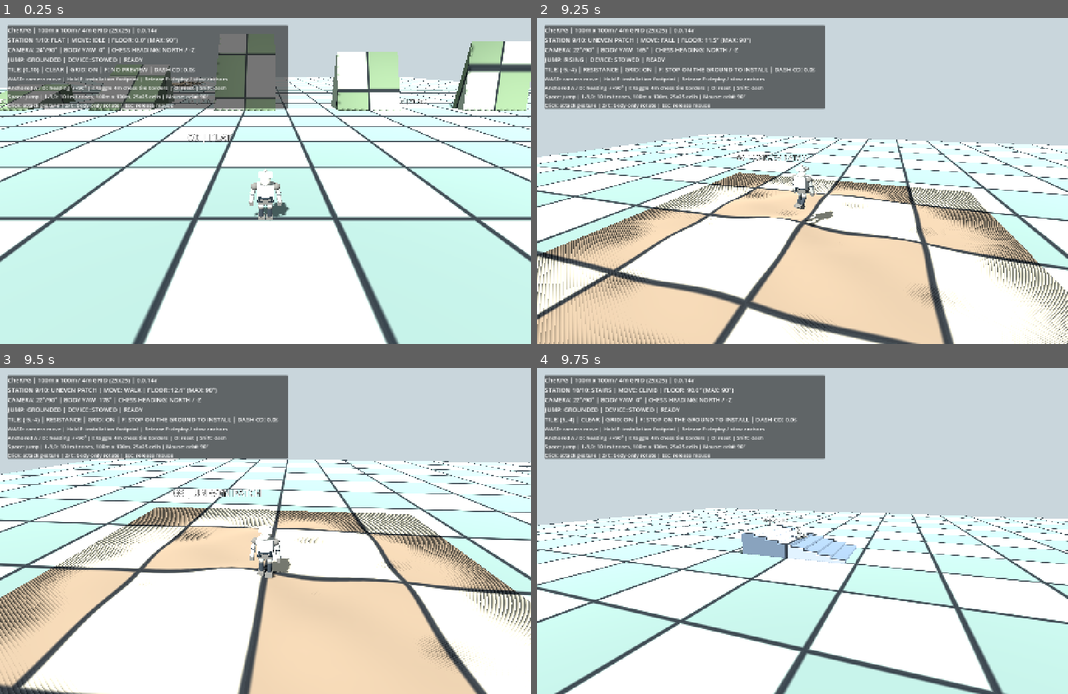
Above: before the commit, frames 1-4 (two rows, left to right).
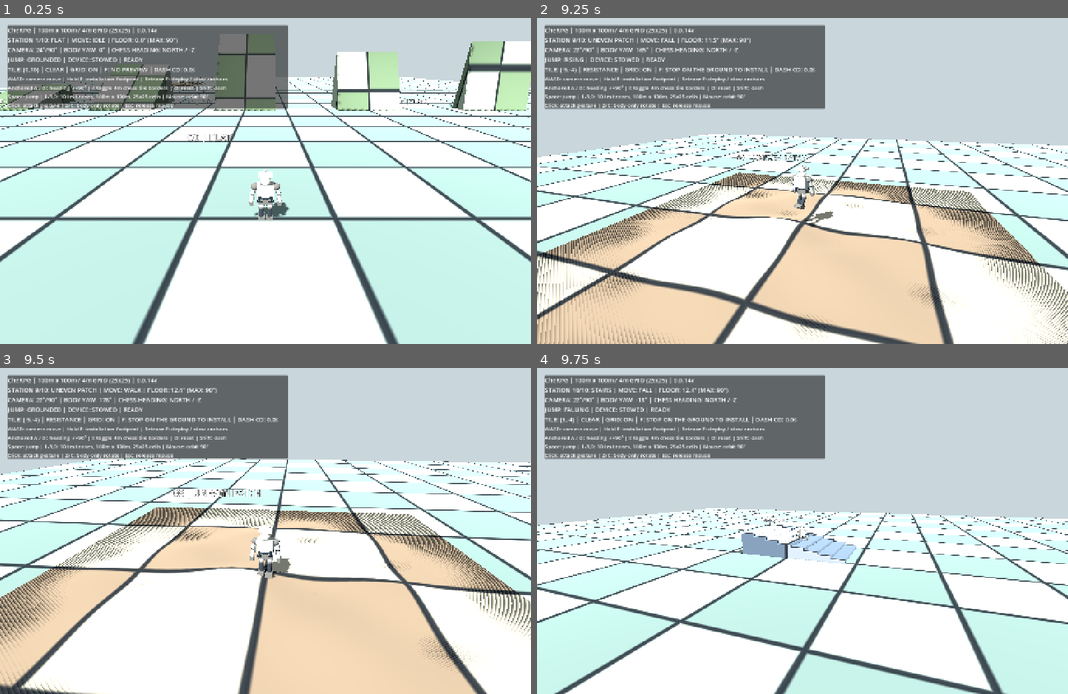
Above: after the commit, the same moments.

Repository: zzunlsj/cherpg
Game: Godot game, scene res://scenes/MotionLab.tscn
Two runs of this game, one before a commit and one after it. Both use one fixed random seed, a clock stepped at 60 frames per second and the inputs below.
Inputs (mouse positions are in pixels of both pictures, inside the frame that each line leads up to):
- Up to frame 1 (0.25 s): no input
- Up to frame 2 (9.25 s): tap Enter at 0.5 s; move the mouse to (829, 181) at 0.52 s; hold F 0.53-1.28 s; hold W 0.53-5.78 s; click (829, 181) at 0.67 s; tap Space at 0.77, 1.52, 3.02, 3.77, 4.52, 6.02, 6.77, 7.52, 9.02 s; move the mouse to (775, 181) at 1.27 s; tap O at 1.35 s; move the mouse to (813, 174) at 2.02 s; tap Shift at 2.1 s; move the mouse to (797, 187) at 2.77 s; tap 1 at 2.85 s; click (797, 187) at 2.92 s; move the mouse to (839, 184) at 3.52 s; tap 2 at 3.6 s; move the mouse to (760, 177) at 4.27 s; tap 3 at 4.35 s; move the mouse to (807, 181) at 5.02 s; tap 4 at 5.1 s; click (807, 181) at 5.17 s; move the mouse to (781, 174) at 5.77 s; hold D 5.78-6.53 s; tap 5 at 5.85 s; move the mouse to (829, 181) at 6.52 s; hold W 6.53-8.78 s; tap 6 at 6.6 s; move the mouse to (775, 181) at 7.27 s; tap 7 at 7.35 s; click (775, 181) at 7.42 s; move the mouse to (813, 174) at 8.02 s; tap 8 at 8.1 s; move the mouse to (797, 187) at 8.77 s; hold A from 8.78 s (still down); tap 9 at 8.85 s
- Up to frame 3 (9.5 s): keep holding A
- Up to frame 4 (9.75 s): move the mouse to (839, 534) at 9.52 s; release A at 9.53 s; hold W from 9.53 s (still down); tap 0 at 9.6 s; click (839, 534) at 9.67 s

Frames 1-3 are identical in both runs. In frame 4, 0.6% of the frame differs, in the area x 5-52%, y 6-53%.

Commit message:
feat(climb): require grabbable contact and >=30° angle; climb surface tangent from steep ramp to 90°

Diff:
--- a/godot/tests/motion_rotation_lab/scripts/pawn_controller.gd
+++ b/godot/tests/motion_rotation_lab/scripts/pawn_controller.gd
@@ -33,8 +33,10 @@
 const FALL_GRAVITY_MULT := 1.20
 const MAX_UPWARD_SPEED := 7.0
 const MAX_ASCENT_ANGLE_DEG := 90.0
-const NORMAL_FLOOR_CUTOFF_DEG := 89.9  # wall at 90 uses contact climbing
+const NORMAL_FLOOR_CUTOFF_DEG := 29.5  # >=30° requires grabbable contact-climbing
 const WALL_CLIMB_MPS := 2.5
+const CLIMB_MIN_ANGLE_DEG := 30.0
+const GRAB_REACH_M := 0.95
 const DASH_SPEED_MPS := 10.5
 const DASH_SECONDS := 0.20
 const DASH_COOLDOWN_SECONDS := 0.85
@@ -230,24 +232,37 @@
 	dash_timer = DASH_SECONDS
 	dash_cooldown = DASH_COOLDOWN_SECONDS
 
-func _wall_contact(camera_forward: Vector3) -> Dictionary:
-	# A true 90° wall does not count as a floor in CharacterBody3D.
-	# Near vertical surfaces receive a separate W-to-climb adhesion velocity.
-	var cast_from: Vector3 = global_position + Vector3.UP * 0.55
-	var cast_to: Vector3 = cast_from + camera_forward * 0.87
+func _wall_contact(move_forward: Vector3) -> Dictionary:
+	# Contact alone is not enough: collider must explicitly be grabbable.
+	# 30° is measured from horizontal (normal relative to Vector3.UP).
+	# The separate test ramps and the vertical wall carry this group tag.
+	if move_forward.length_squared() < 0.25:
+		return {}
+	var cast_from: Vector3 = global_position + Vector3.UP * 0.56
+	var cast_to: Vector3 = cast_from + move_forward.normalized() * GRAB_REACH_M
 	var ray := PhysicsRayQueryParameters3D.create(cast_from,cast_to,1,[get_rid()])
 	var hit: Dictionary = get_world_3d().direct_space_state.intersect_ray(ray)
 	if hit.is_empty():
 		return {}
-	var n: Vector3 = hit["normal"]
-	if absf(n.y) > 0.12 or -camera_forward.dot(n) < .72:
+	var hit_body: Object = hit["collider"]
+	if not is_instance_valid(hit_body) or not hit_body is CollisionObject3D:
 		return {}
+	if not hit_body.is_in_group("cherpg_grabbable"):
+		return {}
+	var normal: Vector3 = hit["normal"].normalized()
+	var face_angle: float = rad_to_deg(acos(clampf(normal.dot(Vector3.UP),-1.0,1.0)))
+	if face_angle < CLIMB_MIN_ANGLE_DEG - 0.1 or face_angle > 90.1:
+		return {}
+	# Character must be facing and pressing toward the wall.
+	if -move_forward.normalized().dot(normal) < 0.40:
+		return {}
+	hit["slope_angle"] = face_angle
 	return hit
 
 func _try_climb_top_ledge(forward: Vector3) -> void:
 	# The 90° test wall has a solid landing deck at y=3m. Transfer onto it
 	# once the feet are near the top. Still obey voluntary board step limits.
-	if not climbing:
+	if not climbing or climb_normal.y > 0.12:
 		return
 	var ray_start: Vector3 = global_position + Vector3.UP*1.7 + forward*1.0
 	var ray_end: Vector3 = ray_start + Vector3.DOWN*2.8
@@ -351,7 +366,8 @@
 	var forward: Vector3 = _camera_flat_forward()
 	var direction: Vector3 = (forward * input_vector.y + forward.cross(Vector3.UP) * input_vector.x).normalized()
 	var contact: Dictionary = _wall_contact(forward) if raw_axis > 0.35 and not device_busy else {}
-	climbing = not contact.is_empty() and (was_on_floor or climbing)
+	# Airborne grabbing is allowed on a confirmed grabbable contact.
+	climbing = not contact.is_empty() and dash_timer <= 0.0
 	if climbing:
 		climb_normal = contact["normal"]
 		dash_timer = 0.0
@@ -371,7 +387,7 @@
 
 	jump_buffer_left = maxf(0.0, jump_buffer_left-delta)
 	# Device and jump are mutually exclusive; jump is not a direction-change skill.
-	if jump_buffer_left > 0.0 and coyote_left > 0.0 and not device_busy:
+	if jump_buffer_left > 0.0 and coyote_left > 0.0 and not device_busy and not climbing:
 		velocity.y = JUMP_VELOCITY
 		jump_buffer_left = 0.0
 		coyote_left = 0.0
@@ -381,7 +397,9 @@
 		was_on_floor = false
 
 	if climbing:
-		velocity.y = WALL_CLIMB_MPS
+		# Surface-tangent ascent works from 30° inclines to 90° walls.
+		var ascent: Vector3 = (Vector3.UP - climb_normal * climb_normal.y).normalized()
+		velocity.y = ascent.y * WALL_CLIMB_MPS - climb_normal.y * 0.18
 		jump_state = "CLIMBING"
 	elif not was_on_floor:
 		var grav_mult: float = FALL_GRAVITY_MULT if velocity.y < 0.0 else (JUMP_RELEASE_GRAVITY_MULT if not jump_key_down else 1.0)
@@ -399,7 +417,8 @@
 	if dash_timer > 0.0 and not device_busy:
 		next_horizontal = dash_direction * DASH_SPEED_MPS
 	if climbing:
-		next_horizontal = -climb_normal * 0.18
+		var tangent_up: Vector3 = (Vector3.UP - climb_normal * climb_normal.y).normalized()
+		next_horizontal = Vector3(tangent_up.x,0.0,tangent_up.z) * WALL_CLIMB_MPS 			- Vector3(climb_normal.x,0.0,climb_normal.z) * 0.18
 	if device_busy:
 		next_horizontal = Vector3.ZERO
 	var starting_position: Vector3 = global_position
@@ -485,7 +504,7 @@
 		knee[i].rotation.x = lerpf(knee[i].rotation.x,.78 + .17*cos(phase),blend)
 		feet[i].rotation.x = lerpf(feet[i].rotation.x,-.20,blend)
 		shoulder[i].rotation.x = lerpf(shoulder[i].rotation.x,-1.05 + .25*sin(phase+PI),blend)
-	avatar.rotation.x = lerpf(avatar.rotation.x,-.11,blend)
+	avatar.rotation.x = lerpf(avatar.rotation.x,-.12 - .22 * (1.0-climb_normal.y),blend)
 	avatar.position.y = lerpf(avatar.position.y,0.0,blend)
 
 func _update_air_pose(delta: float) -> void:
@@ -559,7 +578,7 @@
 	velocity = Vector3.ZERO
 	lane_index = index
 	heading_index = 0
-	board_origin = Vector3.ZERO # continuous world-aligned 2m x 2m tiles
+	board_origin = Vector3.ZERO # continuous world-aligned 4m x 4m tiles
 	current_cell = BOARD_RULES.cell_at(global_position, board_origin)
 	resistance_time = 0.0
 	resistance_attempts = 0
